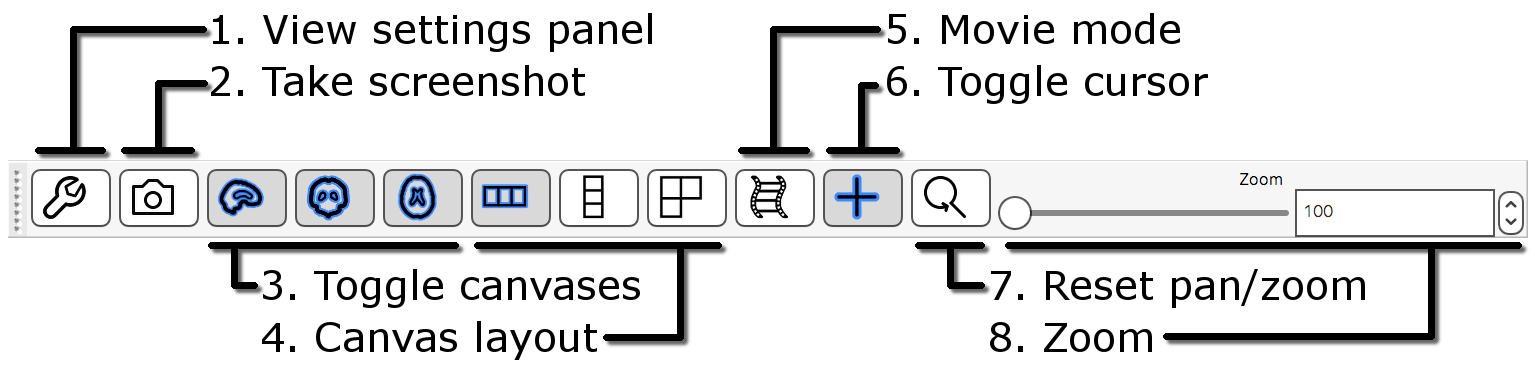
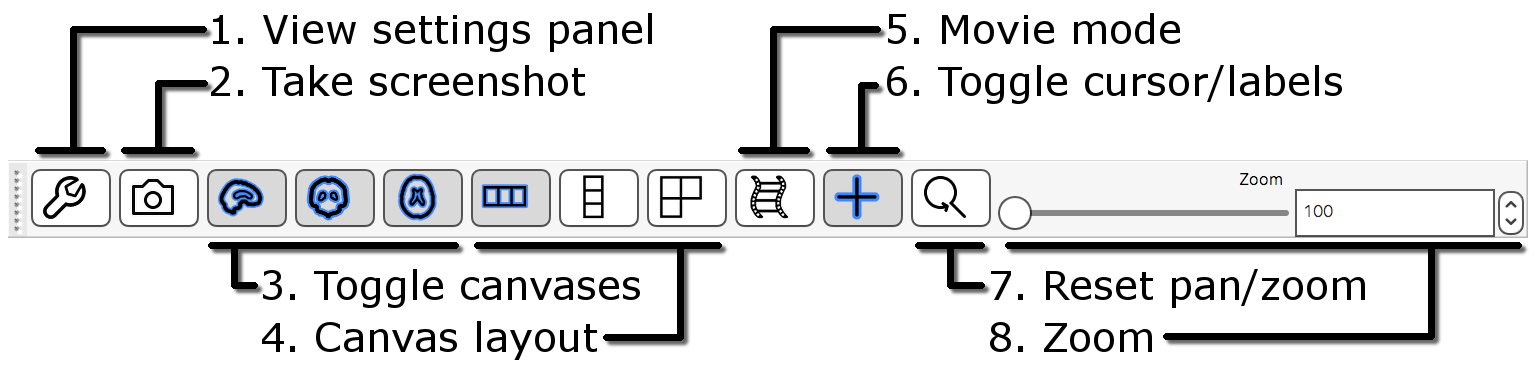
Layered file, before and after one edit (1535px x 371px). Changes by layer:
renamed "6. Toggle cursor" to "6. Toggle cursor/labels", painted on it over [1207, 65, 1342, 102]
